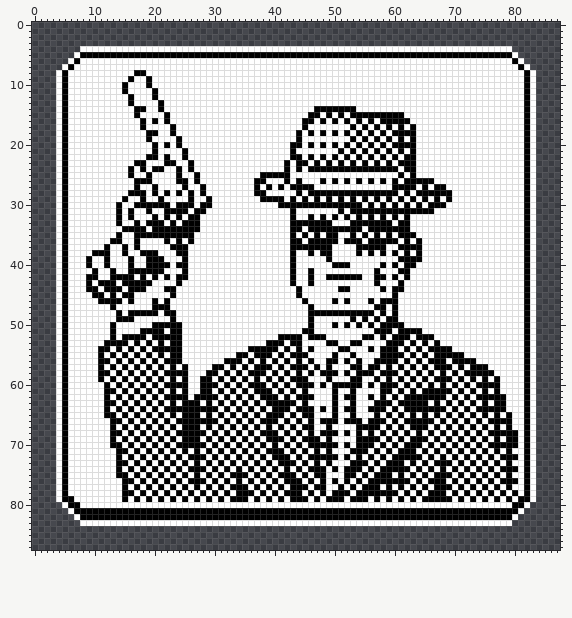
Two versions of one sprite sheet, images/cards/common_bullet.png. Above, as it was before the edit.
The file is 88x88 pixels.
Now the later version:
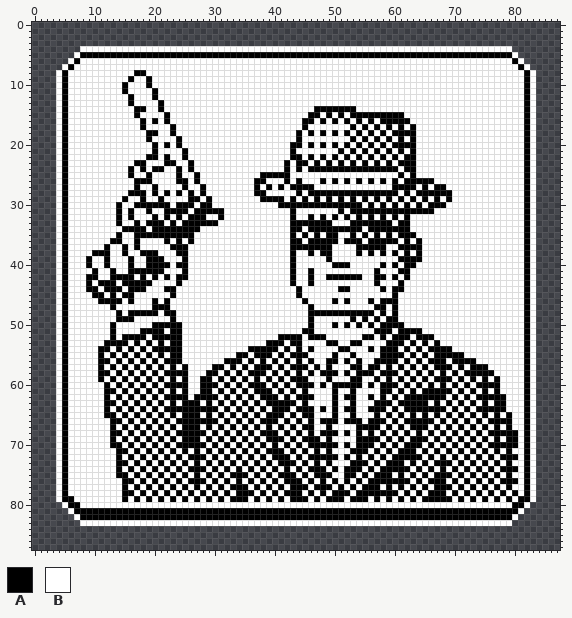
Palette (. is transparent): A #000000  B #ffffff
From old to new:
Changed rows in their new state; - is an unchanged pixel.
first column x 27:
29 A----
31 --AAA
32 -A--A
33 -AAA-
first column x 49:
75 A
77 A
Changed places in both pictures, as pixel boxes (x1, y1, x2, y2):
changed: (194, 196, 224, 226)
changed: (326, 472, 332, 490)
